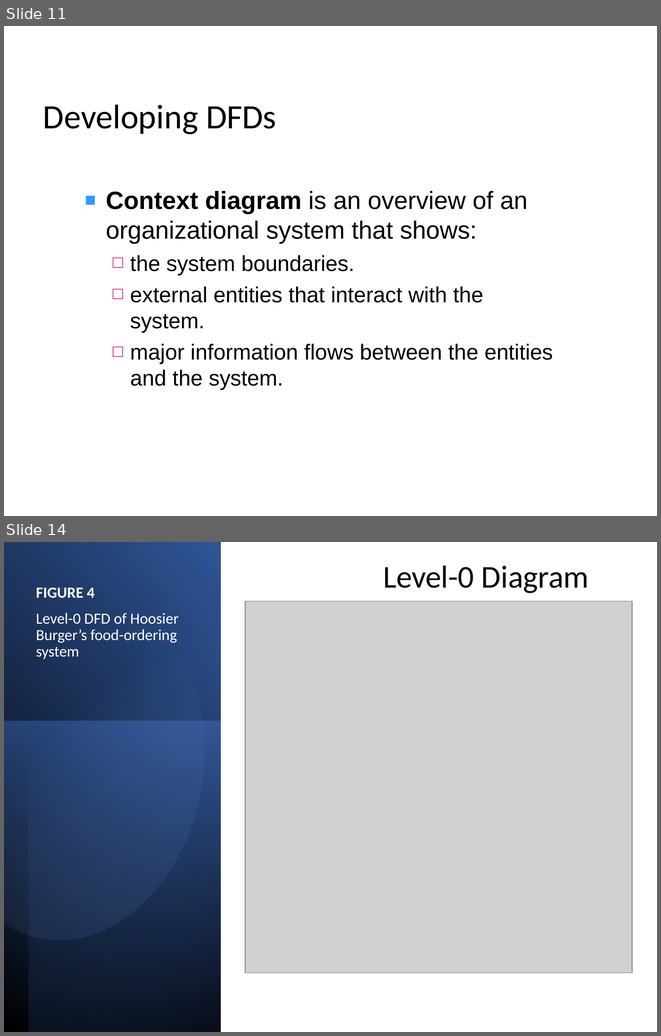
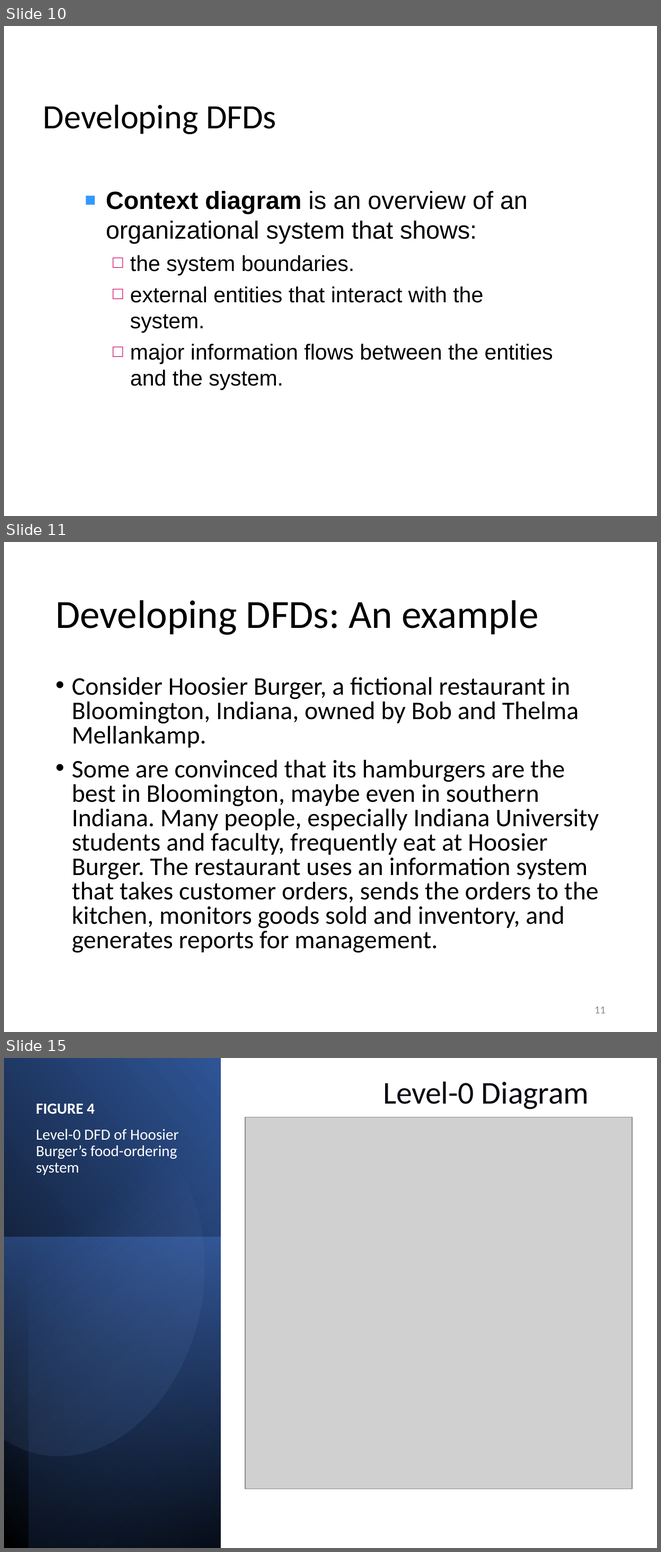
Before and after one commit to weiliang1995/UPM-Master-Software-Engineering-Course, a slide deck: SWE5300/Chapter 3-2 Software Analysis Requirements.pptx. Shown one above the other, each under a label of ours: slides 11 and 14 before the commit, slides 10, 11 and 15 after it; the slides between them are not shown. The pictures are 661x1036 and 661x1552 pixels, drawn with LibreOffice and Linux fonts; fonts in the diff are those of the drawing; grey boxes stand for pictures. Boxes give left, top, right and bottom in pixels: in the first picture for what was removed or moved away, otherwise in the second. Text is boxed around its words. In the diff, an @@ line names an element or a change of style, - is before the commit and + after.

```diff
--- a/SWE5300/Chapter 3-2 Software Analysis Requirements.pptx
+++ b/SWE5300/Chapter 3-2 Software Analysis Requirements.pptx
@@ slide 11 added at [4,542,657,1032], background #FFFFFF @@
@@ title added at [55,600,539,635], 44 pt, text #000000 @@
+Developing DFDs: An example
@@ text added at [72,677,599,953], 28 pt, text #000000 @@
+• Consider Hoosier Burger, a fictional restaurant in Bloomington, Indiana, owned by Bob and Thelma Mellankamp.
+• Some are convinced that its hamburgers are the best in Bloomington, maybe even in southern Indiana. Many people, especially Indiana University students and faculty, frequently eat at Hoosier Burger. The restaurant uses an information system that takes customer orders, sends the orders to the kitchen, monitors goods sold and inventory, and generates reports for management.
@@ page number added at [594,1006,606,1013], 12 pt, text #8C8C8C @@
+11
@@ what was slide 11 is now slide 10 @@
@@ what was slide 14 is now slide 15 @@
```
Also in this commit, not shown: 8 slides changed, 8 other slides added, 5 slides removed, 4 other files.
